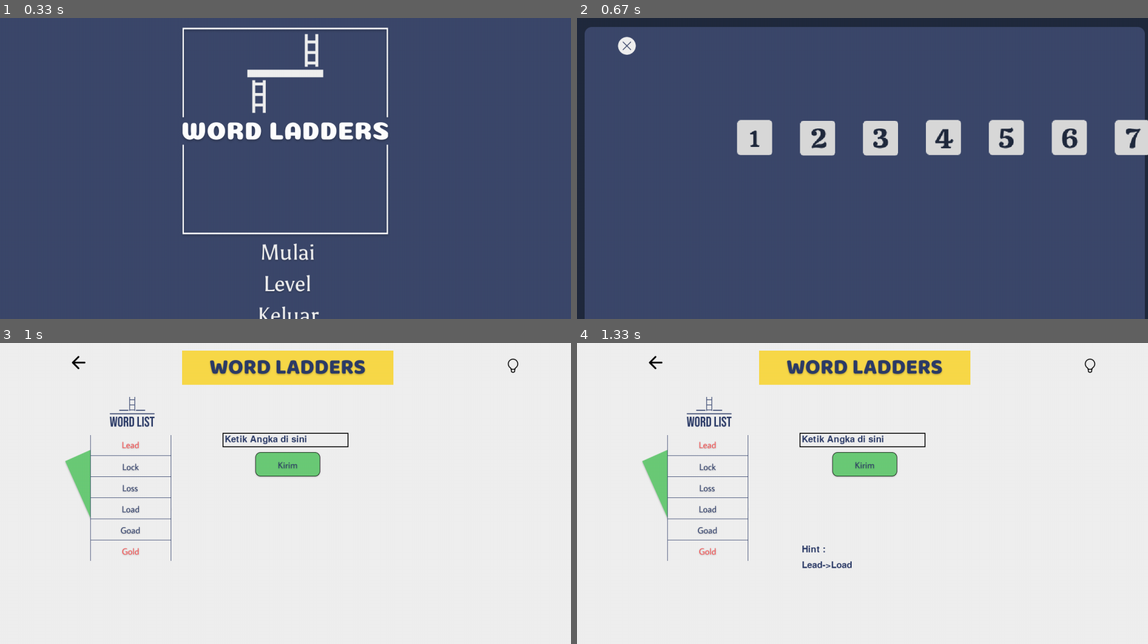
Above: before the commit, frames 1-4 (two rows, left to right).
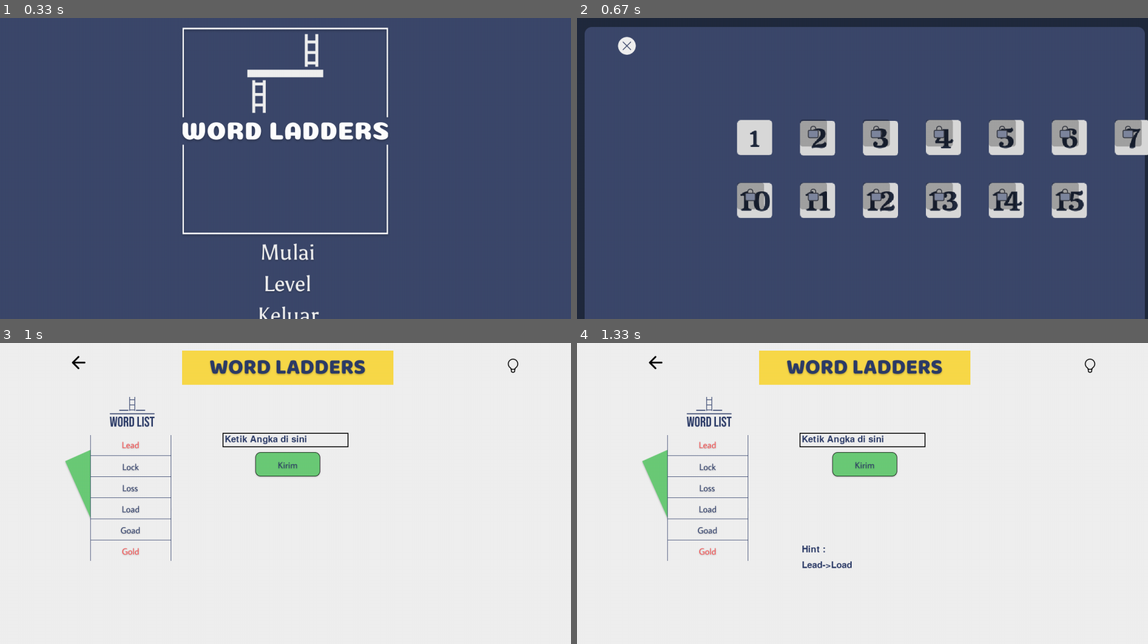
Above: after the commit, the same moments.

Repository: dagdo03/Project_KB
Game: pygame game, started from pygame/main.py
Two runs of this game, one before a commit and one after it. Both use one fixed random seed, a clock stepped at 60 frames per second and the inputs below.
Inputs (mouse positions are in pixels of both pictures, inside the frame that each line leads up to):
- Up to frame 1 (0.33 s): no input
- Up to frame 2 (0.67 s): click (862, 282) at 0.38 s
- Up to frame 3 (1 s): click (177, 463) at 0.72 s
- Up to frame 4 (1.33 s): click (1090, 364) at 1.05 s

Frame 1 is identical in both runs. In frame 2, 6.4% of the frame differs, in the area x 28-99%, y 33-67%; in frame 3, nothing differs; in frame 4, nothing differs.

Commit message:
update select level

Diff:
--- a/pygame/main.py
+++ b/pygame/main.py
@@ -45,6 +45,7 @@
 ans_benar = pygame.image.load('pygame/Assets/gameplay/correct.png')
 ans_salah = pygame.image.load('pygame/Assets/gameplay/wrong.png')
 tamat_img = pygame.image.load('pygame/Assets/gameplay/congrat.png')
+lock_img = pygame.image.load('pygame/Assets/gameplay/selectlevel/locked_level.png')
 tamat_img_x = (screen_width/2 - tamat_img.get_width()/2)
 
 #load button image
@@ -197,11 +198,10 @@
 select_level_x = {}
 select_level_y = {}
 select_level_button = {}
-for i in range(1, 15):
-    if i == 8:
-        pos_y = pos_y + 70
-    if i == 0:
-        continue
+for i in range(1, 16):
+    if i == 10:
+        pos_y += 140
+        pos_x = bg_level.get_width() / 3.5
     var = "select_level_" + str(i)
     link = 'pygame/Assets/gameplay/selectlevel/level' + str(i) + '.png'
     select_level[var] = pygame.image.load(link).convert_alpha()
@@ -210,8 +210,7 @@
     var_button = var + '_button'
     select_level_x[var_x] = pos_x
     select_level_y[var_y] = pos_y
-    if i < 9:
-        pos_x += 140
+    pos_x += 140
     select_level_button[var_button] = button.Button(select_level_x[var_x], select_level_y[var_y], select_level[var], 1.3)
 
 #BFS
@@ -278,6 +277,8 @@
 #     endWord = "Gold"
 #     wordList = ["Lock", "Loss", "Load", "Goad", "Gold"]
 #     wordPath = ladderLength(beginWord, endWord, wordList)
+# pos_lock_x = bg_level.get_width() / 3.5
+# pos_lock_y = bg_level.get_height() / 3
 while True:
     screen_width = pygame.display.get_surface().get_width()
     input_rect = pygame.Rect(screen_width/2-140, 200, 280, 32)
@@ -417,7 +418,10 @@
     elif running == "levels":
         screen.fill((33, 42, 62))
         selectLevel()
-
+        # for i in range(1, 15):
+        #     if i < level:
+        #         continue
+        #     screen.blit(lock_img, (pos_lock_x, pos_lock_y))
         if close_level_button.draw(screen):
                 number = 1
     #         # menu_state == "main"
@@ -431,7 +435,7 @@
         #         number = 2
         #         count = 1
         #         running = "gameplay"
-        for i in range(1, 15):
+        for i in range(1, 16):
             tombol = "select_level_" + str(i) + "_button"
             # select_level_button[tombol]
             if select_level_button[tombol].draw(screen):
@@ -460,5 +464,16 @@
                         wordPath = ladderLength(beginWord, endWord, wordList)
                     count = 1
                     running = "gameplay"
+        pos_lock_x = bg_level.get_width() / 3.5
+        pos_lock_y = bg_level.get_height() / 3
+        for i in range(1, 16):
+            if i == 10:
+                pos_lock_y += 140
+                pos_lock_x = bg_level.get_width() / 3.5
+            elif i != 1:
+                pos_lock_x += 140
+            if i <= level:
+                continue
+            screen.blit(lock_img, (pos_lock_x, pos_lock_y))
 
     pygame.display.update()
--- /dev/null
+++ b/pygame/tempCodeRunnerFile.py
@@ -0,0 +1 @@
+pos_lock_x =
